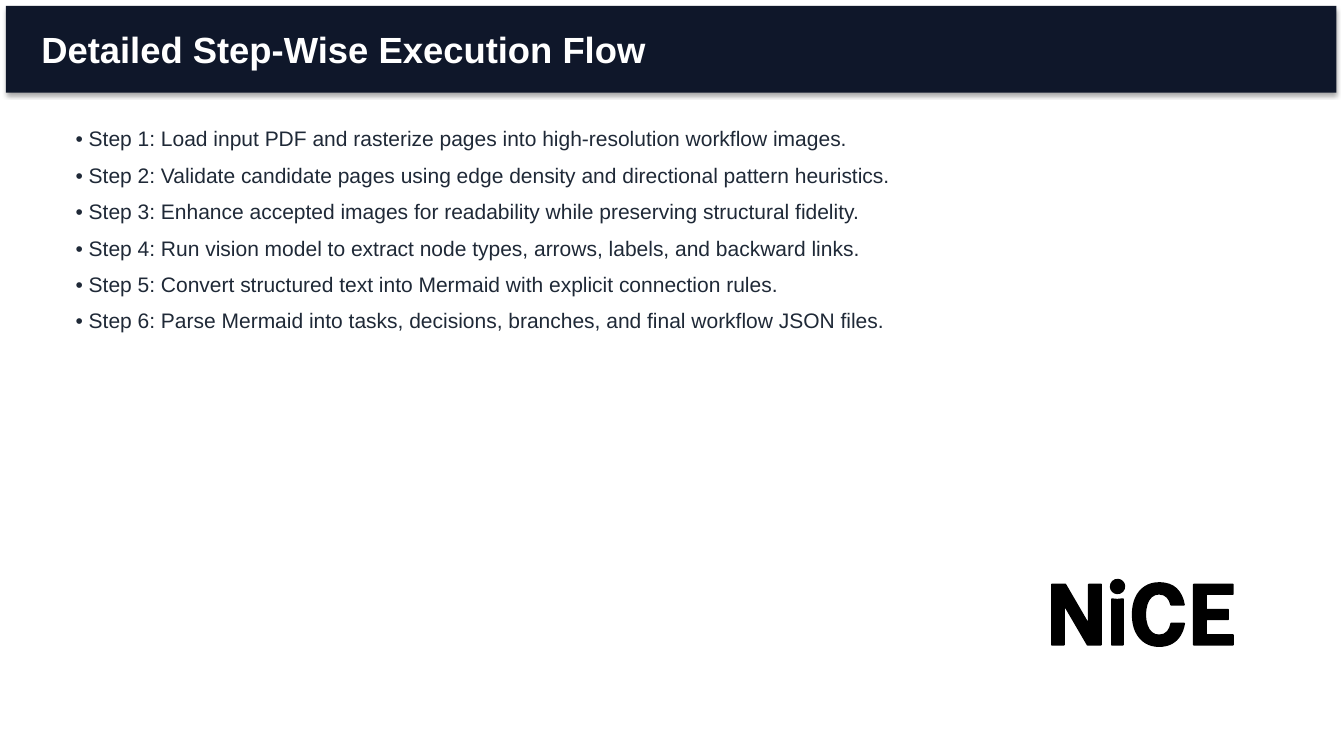
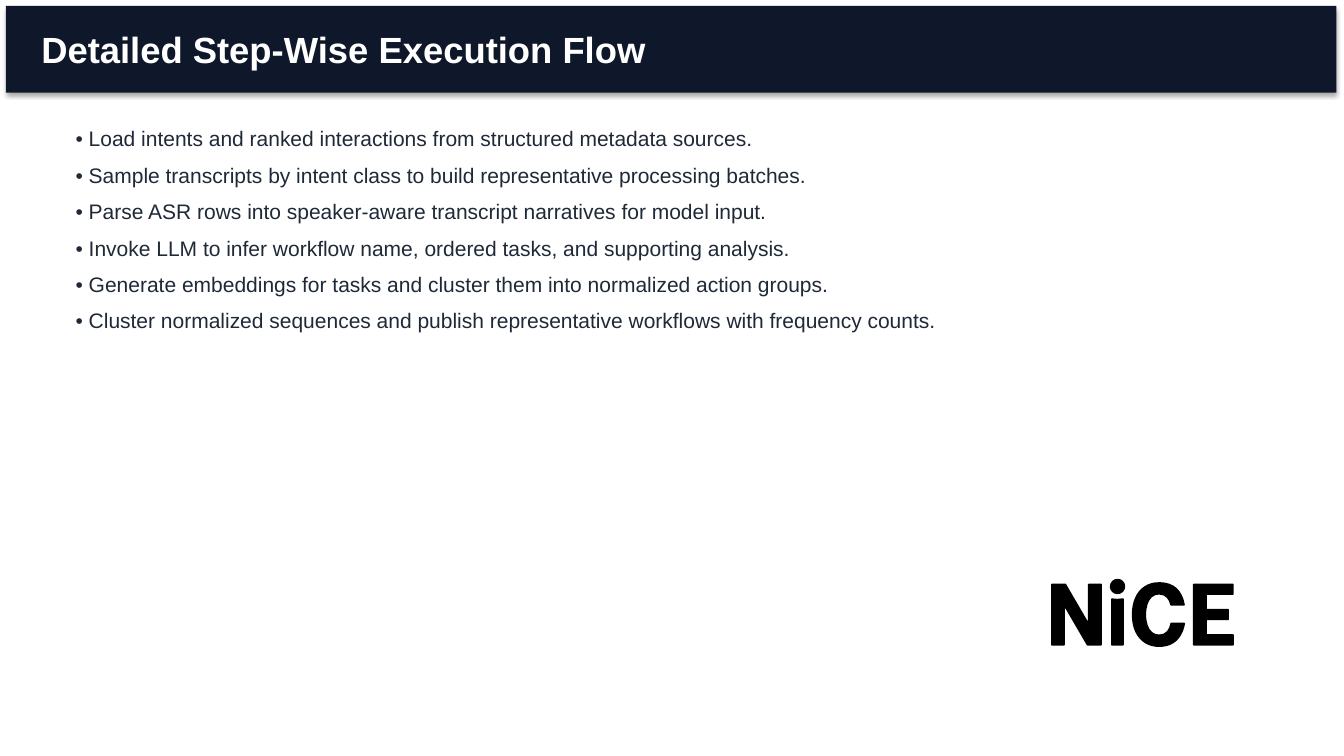
Before and after one commit to sagar-mokashi/cxone-reasearch-ppt-generation, a slide deck: slide 5 of output/project_presentation.pptx. Drawn at 1344x756 pixels with LibreOffice and Linux fonts; fonts in the diff are those of the drawing; background and template pictures are left out. Boxes give left, top, right and bottom in pixels: in the first picture for what was removed or moved away, otherwise in the second. Text is boxed around its words. In the diff, an @@ line names an element or a change of style, - is before the commit and + after.

```diff
--- a/output/project_presentation.pptx
+++ b/output/project_presentation.pptx
@@ text at (x1=89, y1=130, x2=936, y2=333): text changed @@
-• Step 1: Load input PDF and rasterize pages into high-resolution workflow images.
-• Step 2: Validate candidate pages using edge density and directional pattern heuristics.
-• Step 3: Enhance accepted images for readability while preserving structural fidelity.
-• Step 4: Run vision model to extract node types, arrows, labels, and backward links.
-• Step 5: Convert structured text into Mermaid with explicit connection rules.
-• Step 6: Parse Mermaid into tasks, decisions, branches, and final workflow JSON files.
+• Load intents and ranked interactions from structured metadata sources.
+• Sample transcripts by intent class to build representative processing batches.
+• Parse ASR rows into speaker-aware transcript narratives for model input.
+• Invoke LLM to infer workflow name, ordered tasks, and supporting analysis.
+• Generate embeddings for tasks and cluster them into normalized action groups.
+• Cluster normalized sequences and publish representative workflows with frequency counts.
```
Also in this commit, not shown: 9 other slides changed, 2 slides added, 2 slides removed, 7 other files.
